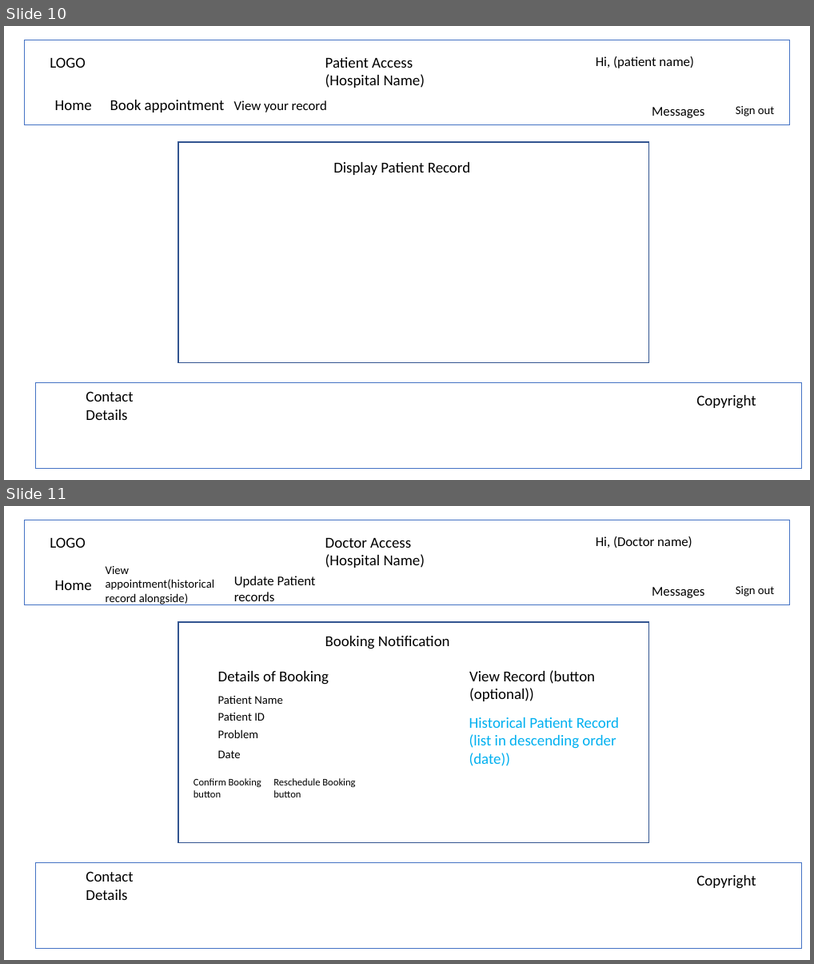
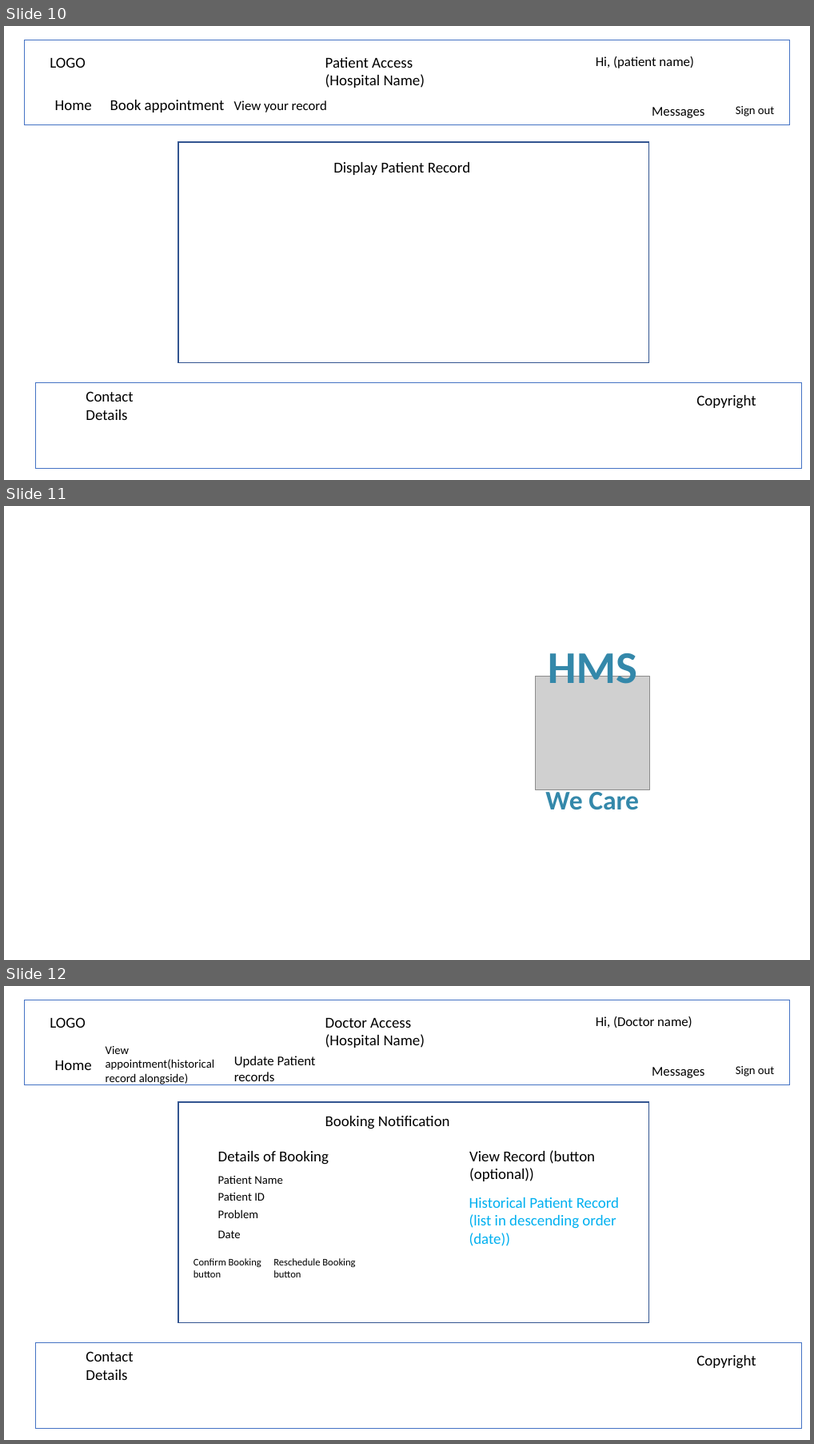
Before and after one commit to aaliceinw/ttagn2, a slide deck: Hospital Management Design.pptx. Shown one above the other, each under a label of ours: slides 10 and 11 before the commit, slides 10, 11 and 12 after it. The pictures are 814x964 and 814x1444 pixels, drawn with LibreOffice and Linux fonts; fonts in the diff are those of the drawing; grey boxes stand for pictures. Boxes give left, top, right and bottom in pixels: in the first picture for what was removed or moved away, otherwise in the second. Text is boxed around its words. In the diff, an @@ line names an element or a change of style, - is before the commit and + after.

```diff
--- a/Hospital Management Design.pptx
+++ b/Hospital Management Design.pptx
@@ slide 11 added at (4,506,810,960), background #FFFFFF @@
@@ text added at (548,644,638,684), 54 pt, text #3488AA, bold @@
+HMS
@@ picture added at (536,676,650,790) @@
@@ text added at (546,787,639,810), 32 pt, text #3488AA, bold @@
+We Care
@@ what was slide 11 is now slide 12 @@
```
Also in this commit, not shown: 20 other files.
